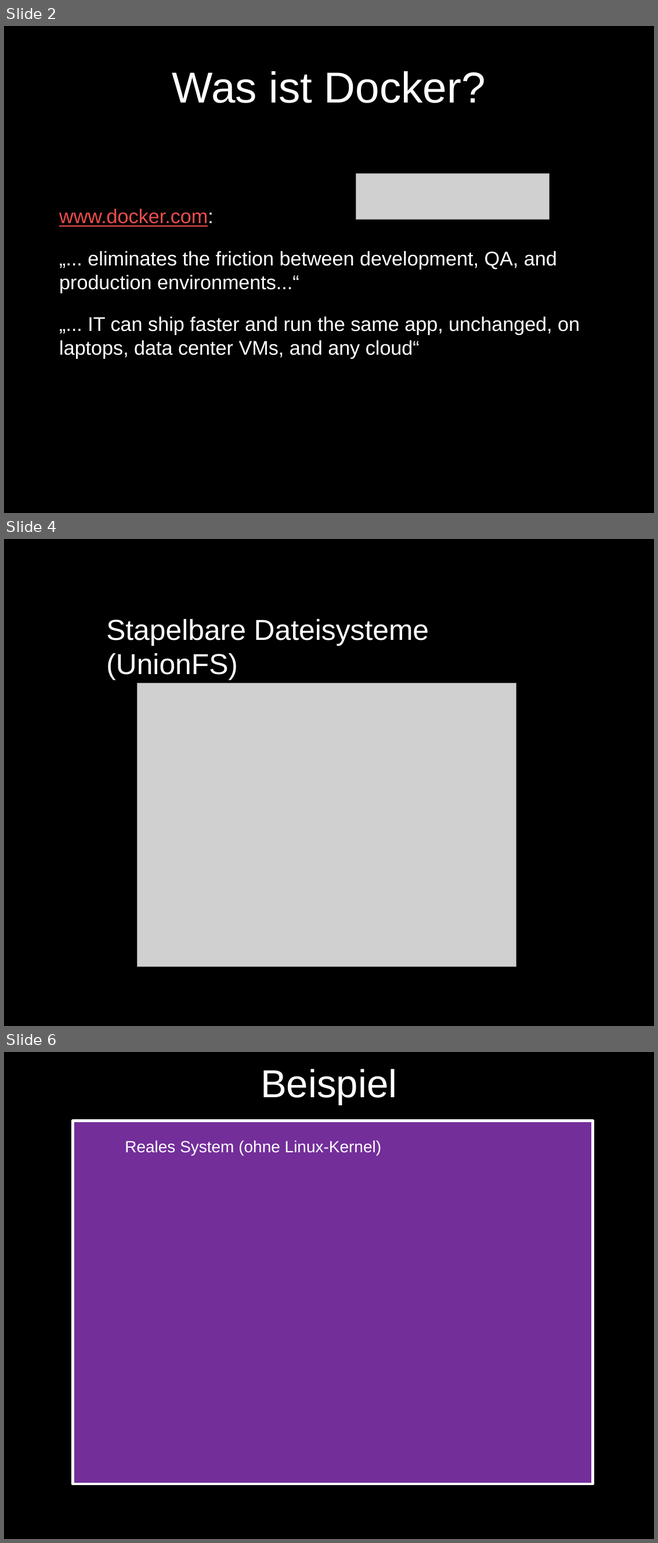
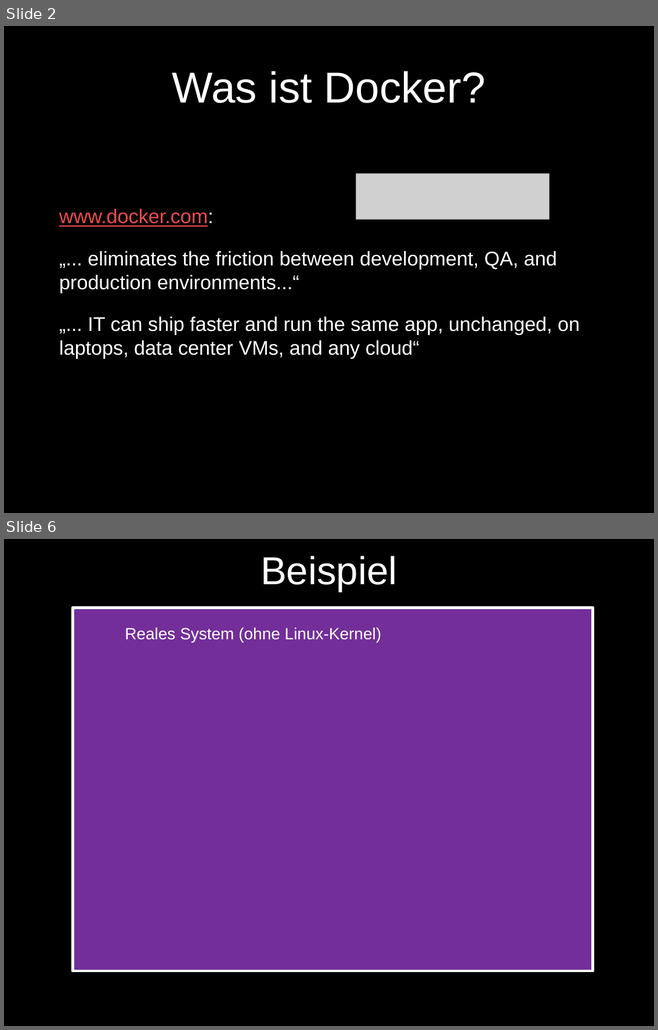
Before and after one commit to ra1f/docker-intro, a slide deck: DockerIntro.pptx. Shown one above the other, each under a label of ours: slides 2, 4 and 6 before the commit, slides 2 and 6 after it; the slides between them are not shown. The pictures are 658x1543 and 658x1030 pixels, drawn with LibreOffice and Linux fonts; fonts in the diff are those of the drawing; grey boxes stand for pictures; background and template pictures are left out. Boxes give left, top, right and bottom in pixels: in the first picture for what was removed or moved away, otherwise in the second. Text is boxed around its words. In the diff, an @@ line names an element or a change of style, - is before the commit and + after.

```diff
--- a/DockerIntro.pptx
+++ b/DockerIntro.pptx
@@ slide 4 removed at (4,539,654,1026), background picture (left out) @@
@@ text removed at (106,619,429,681) @@
-Stapelbare Dateisysteme (UnionFS)
@@ picture removed at (137,683,516,967) @@
```
Also in this commit, not shown: 4 slides changed, 3 slides added, 1 other slide removed.
